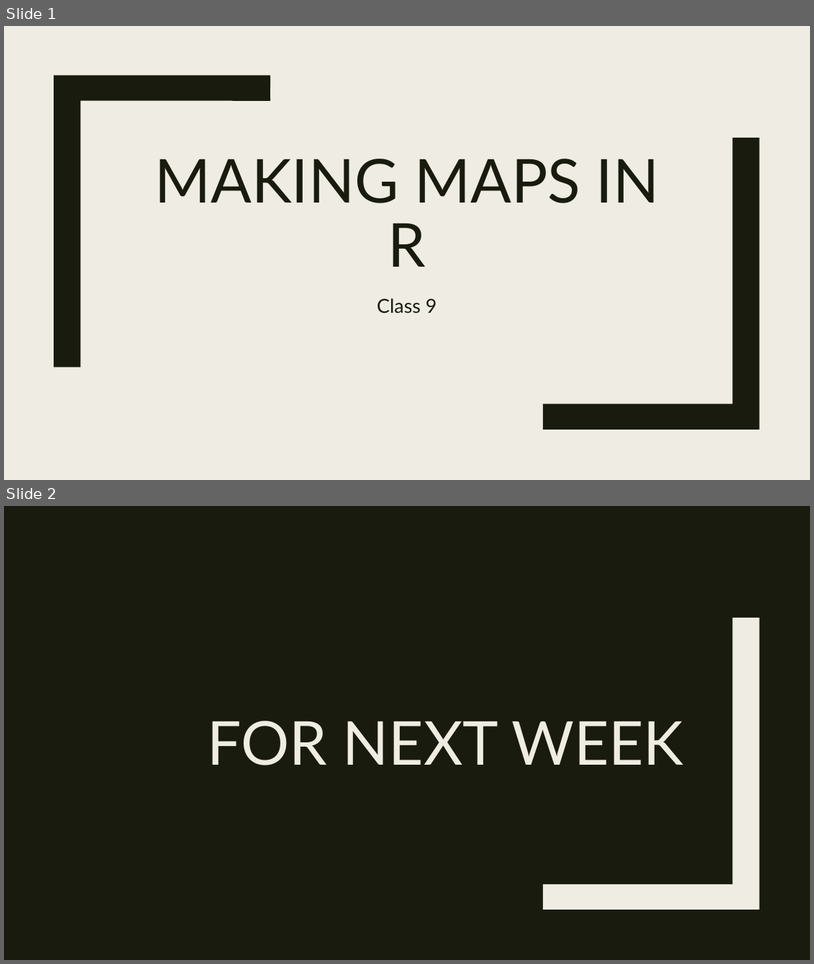
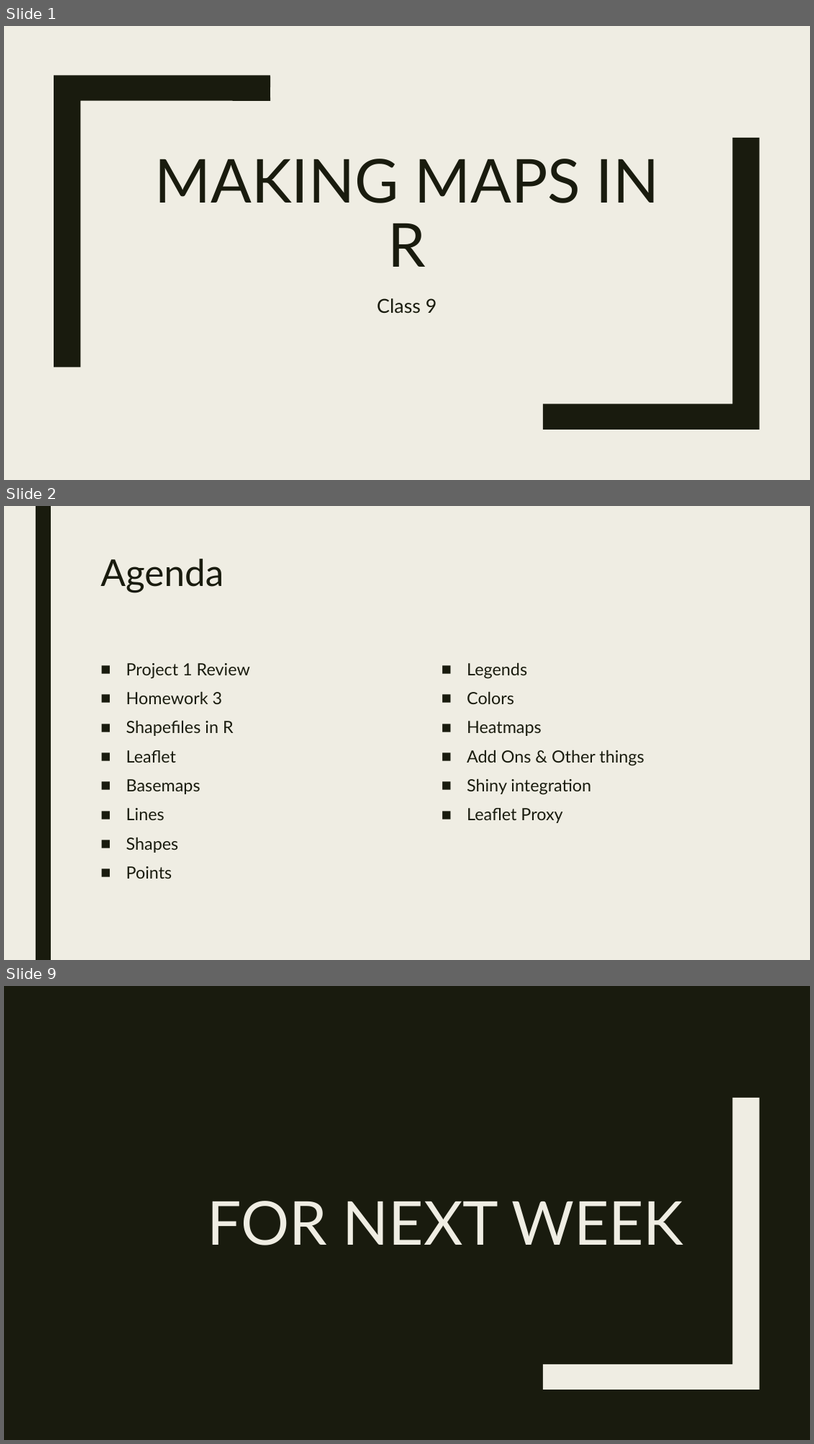
Before and after one commit to RforOperations2018/Class_9-Leaflet, a slide deck: Class 9.pptx. Shown one above the other, each under a label of ours: slides 1 and 2 before the commit, slides 1, 2 and 9 after it; the slides between them are not shown. The pictures are 814x964 and 814x1444 pixels, drawn with LibreOffice and Linux fonts; fonts in the diff are those of the drawing. Boxes give left, top, right and bottom in pixels: in the first picture for what was removed or moved away, otherwise in the second. Text is boxed around its words. In the diff, an @@ line names an element or a change of style, - is before the commit and + after.

Commit message:
Changes for power point

```diff
--- a/Class 9.pptx
+++ b/Class 9.pptx
@@ slide 2 added at (x1=4, y1=506, x2=810, y2=960), background #EFEDE3 @@
@@ rectangle added at (x1=36, y1=506, x2=51, y2=960), fill #191B0E @@
@@ title added at (x1=100, y1=559, x2=224, y2=592), 44 pt, text #191B0E @@
+Agenda
@@ text added at (x1=126, y1=663, x2=250, y2=878), 20 pt, text #191B0E @@
+■ Project 1 Review
+■ Homework 3
+■ Shapefiles in R
+■ Leaflet
+■ Basemaps
+■ Lines
+■ Shapes
+■ Points
@@ text added at (x1=467, y1=662, x2=644, y2=823), 20 pt, text #191B0E @@
+■ Legends
+■ Colors
+■ Heatmaps
+■ Add Ons & Other things
+■ Shiny integration
+■ Leaflet Proxy
@@ what was slide 2 is now slide 9 @@
```
Also in this commit, not shown: 6 other slides added, 4 other files.
